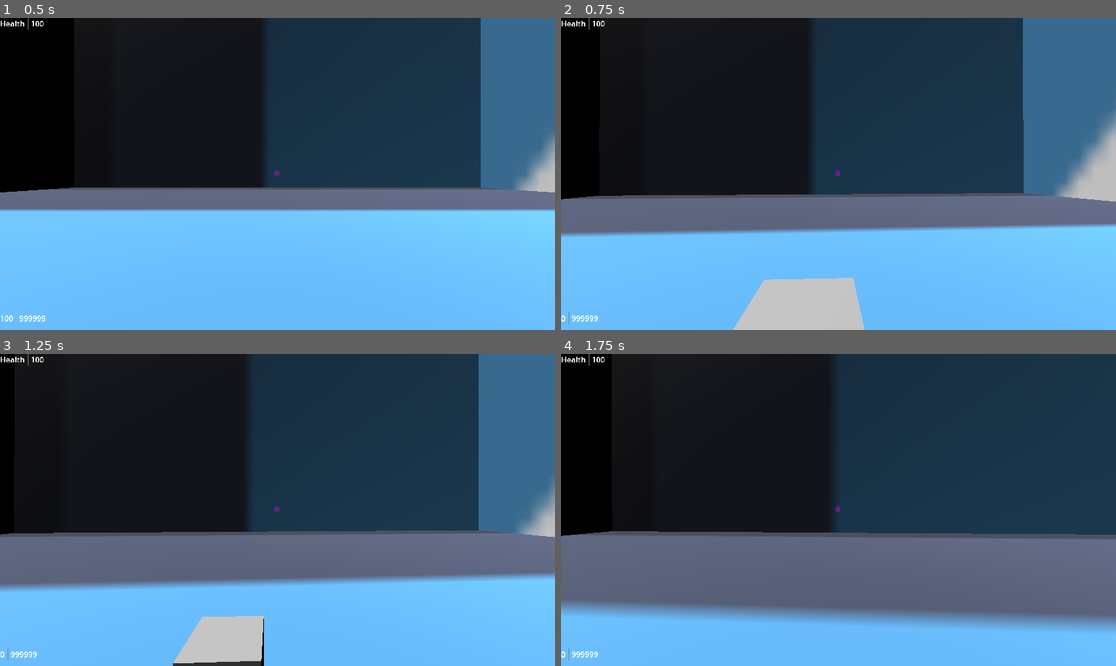
Above: before the commit, frames 1-4 (two rows, left to right).
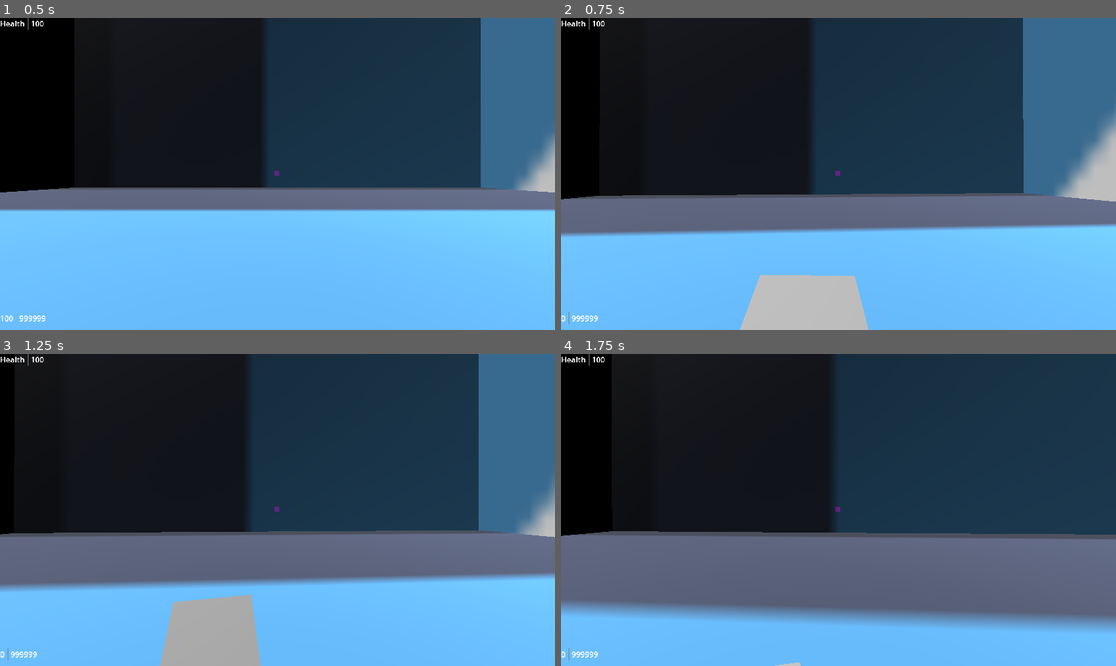
Above: after the commit, the same moments.

Repository: mabanana/FPS-Project-A
Game: Godot game, scene res://test_scene.tscn
Same seed, same stepped clock (60 frames per second), same inputs: the game is played once before the commit and once after it. The engine's default icon, where the game draws it, is replaced by a stand-in: a white triangle on a blue panel in a dark square.
Inputs (mouse positions are in pixels of both pictures, inside the frame that each line leads up to):
- Up to frame 1 (0.5 s): no input
- Up to frame 2 (0.75 s): tap Enter (ui_accept) at 0.5 s; move the mouse to (866, 174) at 0.52 s; hold Up (ui_up) from 0.53 s (still down); hold Q (drop_equip) from 0.53 s (still down)
- Up to frame 3 (1.25 s): keep holding Up (ui_up); keep holding Q (drop_equip); tap Enter (ui_accept) at 0.77 s
- Up to frame 4 (1.75 s): keep holding Up (ui_up); move the mouse to (810, 510) at 1.27 s; release Q (drop_equip) at 1.28 s; tap Q (drop_equip) at 1.35 s; tap Enter (ui_accept) at 1.52 s

Frame 1 is identical in both runs. In frame 2, 0.4% of the frame differs, in the area x 31-56%, y 82-100%; in frame 3, 3.7%, in the area x 28-48%, y 77-100%; in frame 4, less than 0.1%.

Commit message:
Clean up gun slot

Diff:
--- a/gun_slot.gd
+++ b/gun_slot.gd
@@ -14,7 +14,6 @@
 var shoot_cd: int
 var reload_cd: int
 var reloading: bool
-var new_mag: int
 var trigger: bool = false
 var ammo_count: int = 999999
 var character: CharacterBody3D
@@ -28,9 +27,6 @@
 	shoot_cd = 0
 	character = get_parent()
 
-func set_shoot_cd():
-	shoot_cd = 100/core.inventory.active_gun.metadata.fire_rate
-
 func _process(delta):
 	if not core.inventory.active_gun:
 		return
@@ -43,29 +39,23 @@
 			reloading = false
 			finish_reload()
 	if trigger:
-		handle_gun_shot((Vector3(character.camera.rotation.x, rotation.y, 0)))
-
-func shoot():
-	if shoot_cd <= 0 and core.inventory.active_gun.ammo_count > 0 and not reloading:
-		set_shoot_cd()
-		return true
-	else:
-		return false
+		shoot()
 
 func finish_reload():
+	var new_mag = min(ammo_count, core.inventory.active_gun.metadata.ammo_capacity)
+	ammo_count -= new_mag - core.inventory.active_gun.ammo_count
 	_update_ammo(new_mag)
-	new_mag = 0
 
 func reload():
 	if not core.inventory.active_gun:
 		return
-	new_mag = min(ammo_count, core.inventory.active_gun.metadata.ammo_capacity)
-	ammo_count -= new_mag - core.inventory.active_gun.ammo_count
 	reloading = true
 	reload_cd = UNIT * core.inventory.active_gun.metadata.reload_time
 
-func handle_gun_shot(view_direction):
-	if not (core.inventory.active_gun and shoot()):
+func shoot():
+	if shoot_cd <= 0 and core.inventory.active_gun.ammo_count > 0 and not reloading:
+		shoot_cd = 100/core.inventory.active_gun.metadata.fire_rate
+	else:
 		return
 	_update_ammo(core.inventory.active_gun.ammo_count - 1)
 	var query = cast_ray_towards_mouse(core.inventory.active_gun.metadata.accuracy)
@@ -75,25 +65,27 @@
 		new_bullet_hole.position = result.position
 		scene_entities.add_child(new_bullet_hole)
 		if result.collider.has_method("take_damage"):
-			result.collider.take_damage(randf_range(core.inventory.active_gun.metadata.damage_floor, core.inventory.active_gun.metadata.damage_ceiling), character, result.position)
+			var damage_rand = randf_range(core.inventory.active_gun.metadata.damage_floor, core.inventory.active_gun.metadata.damage_ceiling)
+			result.collider.take_damage(damage_rand, character, result.position)
+
+func drop_gun():
+	if not core.inventory.active_gun:
+		return
+	var new_dropped_gun = dropped_gun.instantiate()
+	new_dropped_gun.gun_model = core.inventory.active_gun
+	_remove_active_gun()
+	var throw_vector = inaccuratize_vector(-character.camera.get_global_transform().basis.z.normalized(), THROW_ACCURACY)
+	new_dropped_gun.position = character.position + throw_vector
+	new_dropped_gun.linear_velocity = throw_vector * THROW_FORCE / new_dropped_gun.mass
+	new_dropped_gun.angular_velocity = throw_vector.cross(Vector3.UP) * THROW_FORCE / new_dropped_gun.mass
+	scene_entities.add_child(new_dropped_gun)
+	reloading = false
+	shoot_cd = false
+	trigger = false
 
 func inaccuratize_vector(vector, acc):
 	var rot = deg_to_rad(ACCURACY_FLOOR * (MAX_ACCURACY - acc) / 100)
 	return vector.rotated(Vector3.UP, randf_range(-rot,rot)).rotated(Vector3.BACK, randf_range(-rot,rot)).rotated(Vector3.RIGHT, randf_range(-rot,rot))
-
-func drop_gun():
-	if not core.inventory.active_gun:
-		return
-	var new_dropped_gun: Interactable = dropped_gun.instantiate()
-	new_dropped_gun.gun_model = core.inventory.active_gun
-	_remove_active_gun()
-	var throw_vector = inaccuratize_vector(-character.camera.get_global_transform().basis.z.normalized(), THROW_ACCURACY)
-	new_dropped_gun.position = character.position + throw_vector
-	new_dropped_gun.apply_central_impulse(throw_vector * THROW_FORCE)
-	scene_entities.add_child(new_dropped_gun)
-	reloading = false
-	shoot_cd = false
-	trigger = false
 
 func cast_ray_towards_mouse(accuracy: int = MAX_ACCURACY, ray_length: int = RAY_LENGTH):
 	var mousepos = get_viewport().get_mouse_position()
